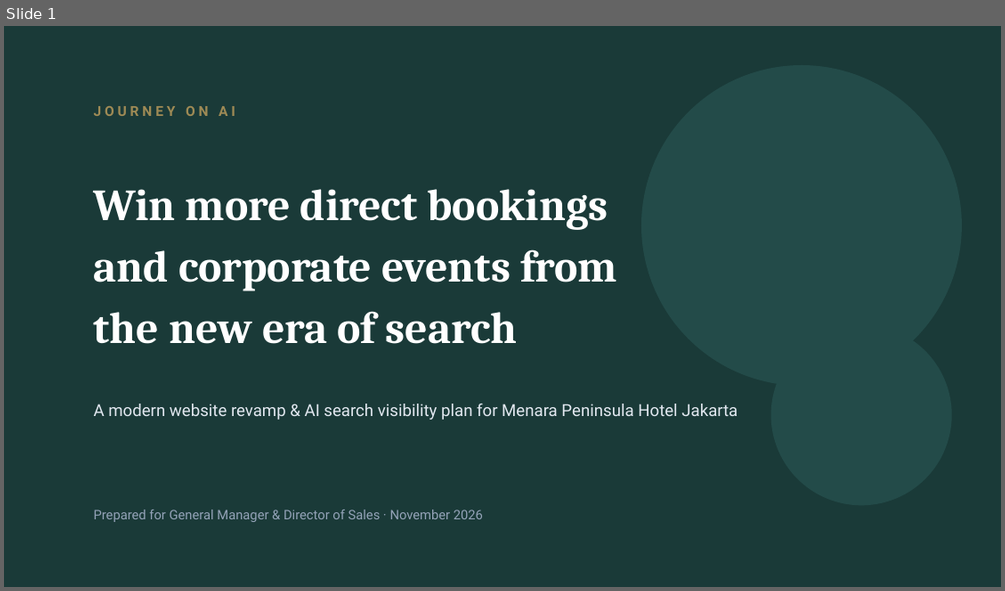
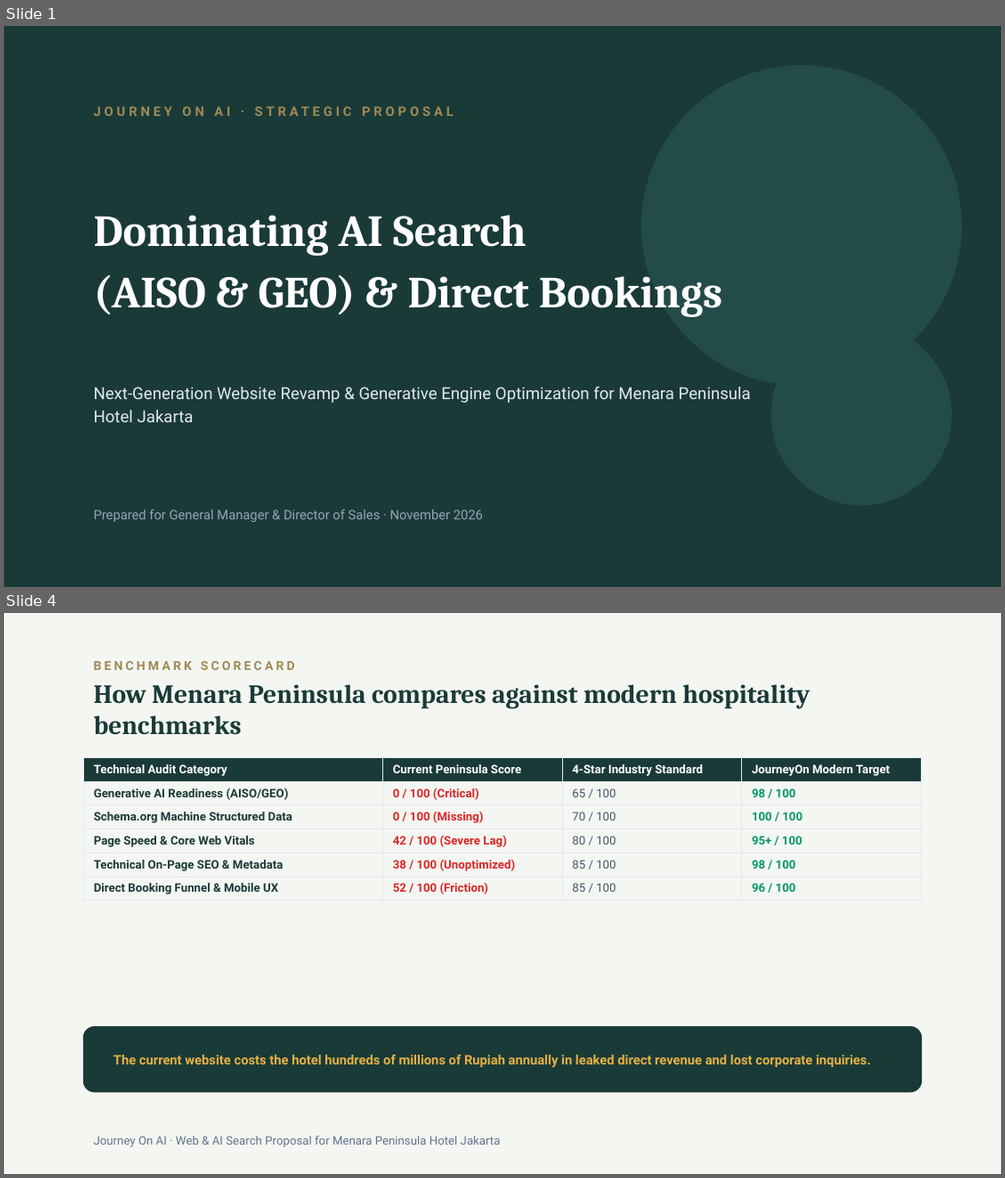
Before and after one commit to arbuuuud/menarapeninsula, a slide deck: PITCH_DECK_MENARA_PENINSULA_AISO_V3.pptx. Shown one above the other, each under a label of ours: slide 1 before the commit, slides 1 and 4 after it; the slides between them are not shown. The pictures are 1005x591 and 1005x1178 pixels, drawn with LibreOffice and Linux fonts; fonts in the diff are those of the drawing. Boxes give left, top, right and bottom in pixels: in the first picture for what was removed or moved away, otherwise in the second. Text is boxed around its words. In the diff, an @@ line names an element or a change of style, - is before the commit and + after.

Commit message:
feat(deck-v3): balance pitch deck with explicit GEO & AISO frameworks, real AI prompt simulation, and diagnostic audit report findings

```diff
--- a/PITCH_DECK_MENARA_PENINSULA_AISO_V3.pptx
+++ b/PITCH_DECK_MENARA_PENINSULA_AISO_V3.pptx
@@ slide 4 added at (4, 613, 1001, 1174), background #F4F6F2 @@
@@ text added at (94, 661, 295, 670), 9 pt, text #9E8A55, bold @@
+BENCHMARK SCORECARD
@@ text added at (94, 684, 809, 735), 19 pt, text #1A3A38, bold @@
+How Menara Peninsula compares against modern hospitality benchmarks
@@ table added at (84, 757, 921, 898), 6 rows, 4 columns @@
+Technical Audit Category | Current Peninsula Score | 4-Star Industry Standard | JourneyOn Modern Target
+Generative AI Readiness (AISO/GEO) | 0 / 100 (Critical) | 65 / 100 | 98 / 100
+Schema.org Machine Structured Data | 0 / 100 (Missing) | 70 / 100 | 100 / 100
+Page Speed & Core Web Vitals | 42 / 100 (Severe Lag) | 80 / 100 | 95+ / 100
+Technical On-Page SEO & Metadata | 38 / 100 (Unoptimized) | 85 / 100 | 98 / 100
+Direct Booking Funnel & Mobile UX | 52 / 100 (Friction) | 85 / 100 | 96 / 100
@@ rounded rectangle added at (84, 1027, 921, 1092), fill #1A3A38, outline #1A3A38 1 pt @@
@@ text added at (113, 1054, 871, 1067), 9.5 pt, text #E5B044, bold @@
+The current website costs the hotel hundreds of millions of Rupiah annually in leaked direct revenue and lost corporate inquiries.
@@ text added at (94, 1135, 501, 1147), 8.5 pt, text #64748B @@
+Journey On AI · Web & AI Search Proposal for Menara Peninsula Hotel Jakarta
@@ slide 1 changed as well @@
@@ text at (94, 106, 453, 116): text changed; size 10 to 9.5 pt @@
-JOURNEY ON AI
+JOURNEY ON AI · STRATEGIC PROPOSAL
@@ text at (94, 215, 722, 317): text changed @@
-Win more direct bookings
-and corporate events from
-the new era of search
+Dominating AI Search
+(AISO & GEO) & Direct Bookings
@@ text at (94, 386, 751, 422): text changed @@
-A modern website revamp & AI search visibility plan for Menara Peninsula Hotel Jakarta
+Next-Generation Website Revamp & Generative Engine Optimization for Menara Peninsula Hotel Jakarta
```
Also in this commit, not shown: 6 other slides changed, 3 other slides added, 4 slides removed, 4 other files.
